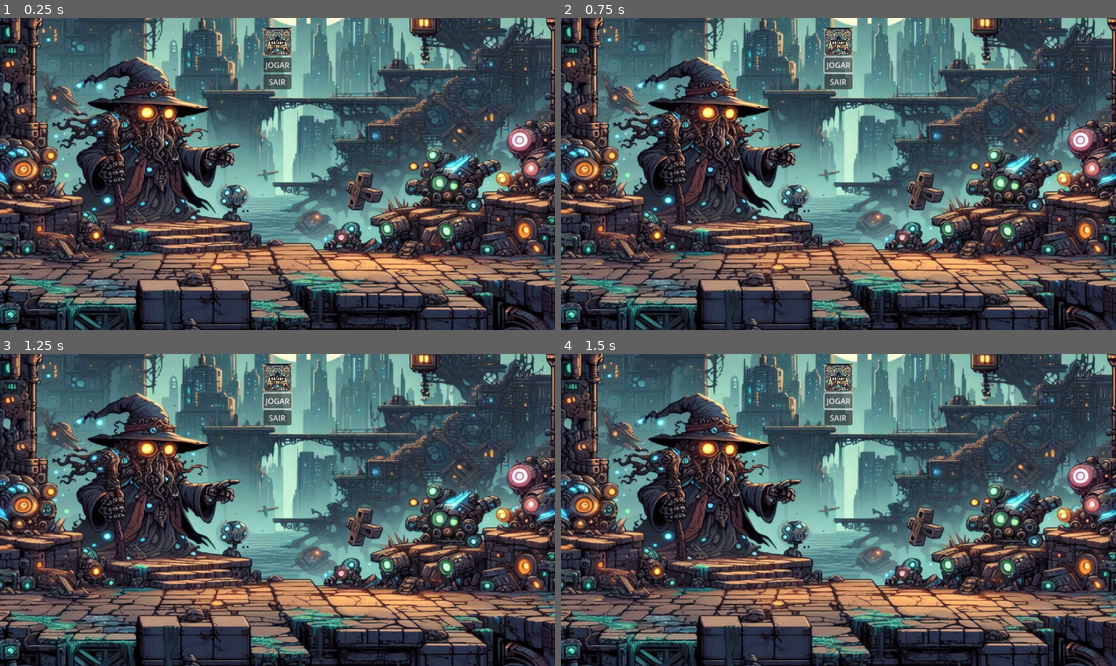
Above: before the commit, frames 1-4 (two rows, left to right).
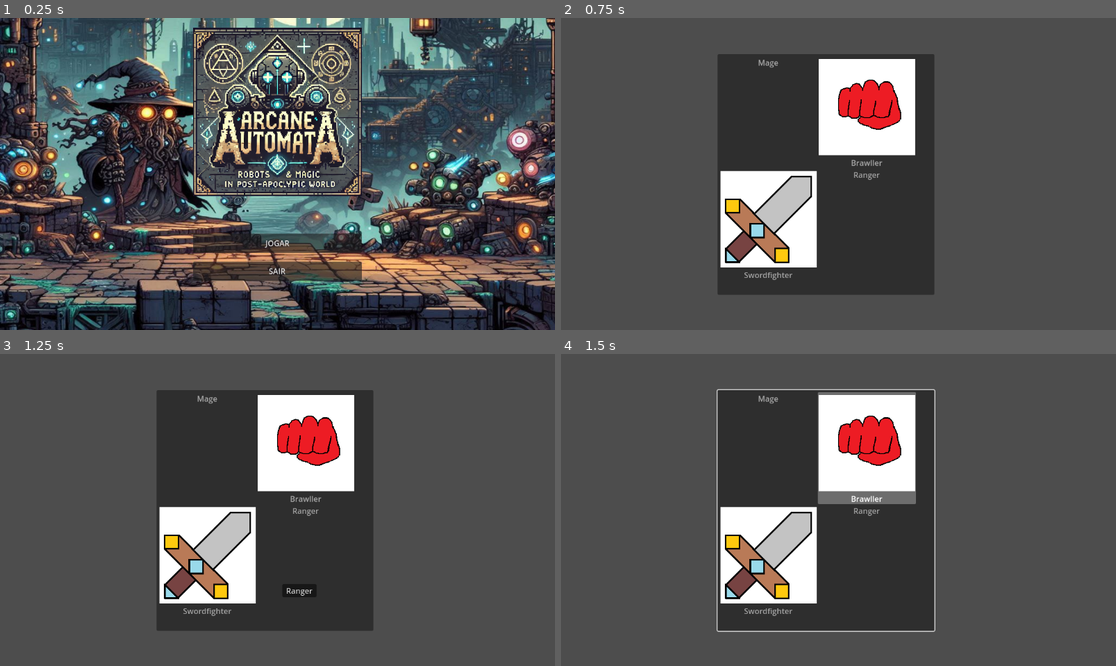
Above: after the commit, the same moments.

Repository: MatheuzH/ProjetoDevJogos
Game: Godot game, scene res://tela_de_inicio.tscn
Same seed, same stepped clock (60 frames per second), same inputs: the game is played once before the commit and once after it.
Inputs (mouse positions are in pixels of both pictures, inside the frame that each line leads up to):
- Up to frame 1 (0.25 s): no input
- Up to frame 2 (0.75 s): click "JOGAR" at 0.5 s
- Up to frame 3 (1.25 s): no input
- Up to frame 4 (1.5 s): click (838, 400) at 1.25 s, where only the run before the commit has a clickable "JOGAR"

The runs differ from the first frame. In frame 1, 18% of the frame differs, in the area x 34-66%, y 3-85%; in frame 2, 88%; in frame 3, 88%; in frame 4, 89%, in the area x 0-100%, y 0-100%.

Commit message:
Tela inicial

Diff:
--- /dev/null
+++ b/tela_de_inicio.gd
@@ -0,0 +1,19 @@
+extends Control
+
+
+# Called when the node enters the scene tree for the first time.
+func _ready() -> void:
+	pass # Replace with function body.
+
+
+# Called every frame. 'delta' is the elapsed time since the previous frame.
+func _process(delta: float) -> void:
+	pass
+
+
+func _on_start_button_pressed() -> void:
+	get_tree().change_scene_to_file("res://escolha_de_personagem.tscn")
+
+
+func _on_exit_button_pressed() -> void:
+	get_tree().quit()
--- a/tela_de_inicio.tscn
+++ b/tela_de_inicio.tscn
@@ -1,7 +1,12 @@
-[gd_scene load_steps=3 format=3 uid="uid://2r8s6hqkbe64"]
+[gd_scene load_steps=6 format=3 uid="uid://2r8s6hqkbe64"]
 
 [ext_resource type="Texture2D" uid="uid://d32dj4yxpy326" path="res://WhatsApp Image 2024-09-04 at 18.52.07.jpeg" id="1_i1tf1"]
+[ext_resource type="Script" path="res://tela_de_inicio.gd" id="1_q42b5"]
 [ext_resource type="Texture2D" uid="uid://h2rlw17msm4q" path="res://DALL·E 2024-09-11 17.37.05 - A pixel art logo for a game titled 'Arcane Automata.' The theme combines robots and magic in a post-apocalyptic world. The font should have a futurist.webp" id="2_6ges6"]
+
+[sub_resource type="StyleBoxEmpty" id="StyleBoxEmpty_itkat"]
+
+[sub_resource type="StyleBoxEmpty" id="StyleBoxEmpty_xnqvx"]
 
 [node name="tela_de_inicio" type="Control"]
 layout_mode = 3
@@ -10,6 +15,7 @@
 anchor_bottom = 1.0
 grow_horizontal = 2
 grow_vertical = 2
+script = ExtResource("1_q42b5")
 
 [node name="Background" type="TextureRect" parent="."]
 layout_mode = 2
@@ -20,6 +26,7 @@
 expand_mode = 2
 
 [node name="MarginContainer" type="MarginContainer" parent="."]
+z_as_relative = false
 layout_mode = 1
 anchors_preset = 15
 anchor_right = 1.0
@@ -32,20 +39,39 @@
 [node name="HBoxContainer" type="HBoxContainer" parent="MarginContainer"]
 layout_mode = 2
 size_flags_horizontal = 4
+size_flags_vertical = 0
 
 [node name="VBoxContainer2" type="VBoxContainer" parent="MarginContainer/HBoxContainer"]
 layout_mode = 2
 size_flags_horizontal = 6
+size_flags_stretch_ratio = 2.72
 
 [node name="TextureRect" type="TextureRect" parent="MarginContainer/HBoxContainer/VBoxContainer2"]
+custom_minimum_size = Vector2(350, 0)
 layout_mode = 2
 texture = ExtResource("2_6ges6")
 expand_mode = 4
 
+[node name="HSeparator" type="HSeparator" parent="MarginContainer/HBoxContainer/VBoxContainer2"]
+custom_minimum_size = Vector2(0, 70)
+layout_mode = 2
+theme_override_styles/separator = SubResource("StyleBoxEmpty_itkat")
+
 [node name="Start-Button" type="Button" parent="MarginContainer/HBoxContainer/VBoxContainer2"]
+custom_minimum_size = Vector2(350, 40)
 layout_mode = 2
+size_flags_horizontal = 4
 text = "JOGAR"
 
+[node name="HSeparator2" type="HSeparator" parent="MarginContainer/HBoxContainer/VBoxContainer2"]
+custom_minimum_size = Vector2(0, 10)
+layout_mode = 2
+theme_override_styles/separator = SubResource("StyleBoxEmpty_xnqvx")
+
 [node name="Exit-Button" type="Button" parent="MarginContainer/HBoxContainer/VBoxContainer2"]
+custom_minimum_size = Vector2(350, 40)
 layout_mode = 2
 text = "SAIR"
+
+[connection signal="pressed" from="MarginContainer/HBoxContainer/VBoxContainer2/Start-Button" to="." method="_on_start_button_pressed"]
+[connection signal="pressed" from="MarginContainer/HBoxContainer/VBoxContainer2/Exit-Button" to="." method="_on_exit_button_pressed"]
Not shown: 1 places in principal.tscn that only renumber resources
